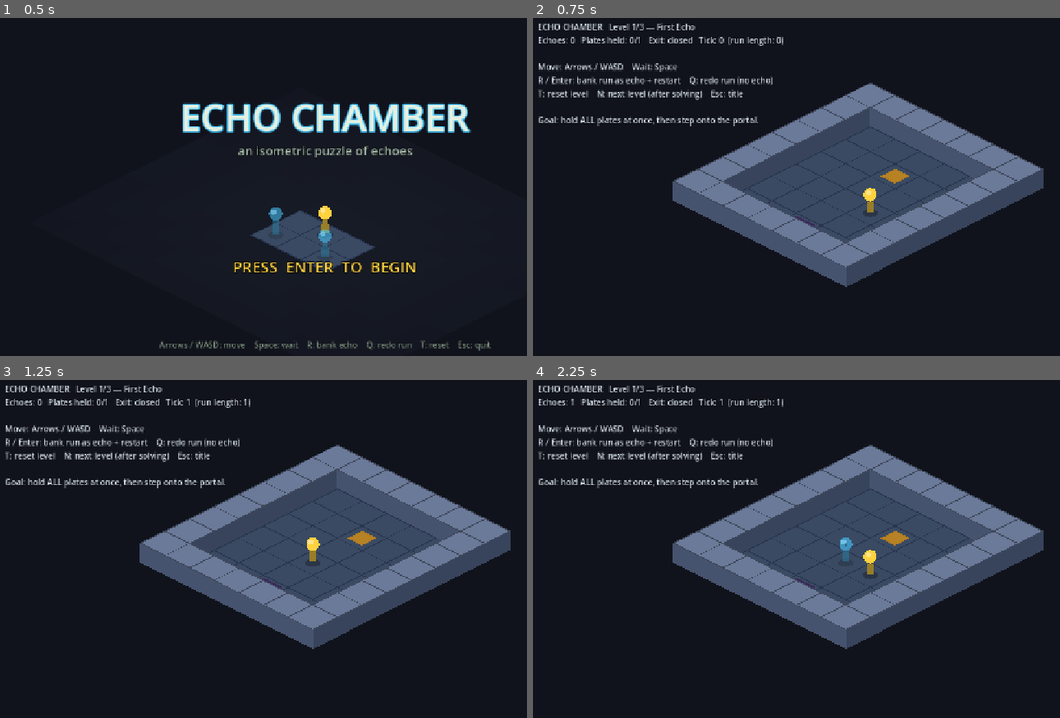
Above: before the commit, frames 1-4 (two rows, left to right).
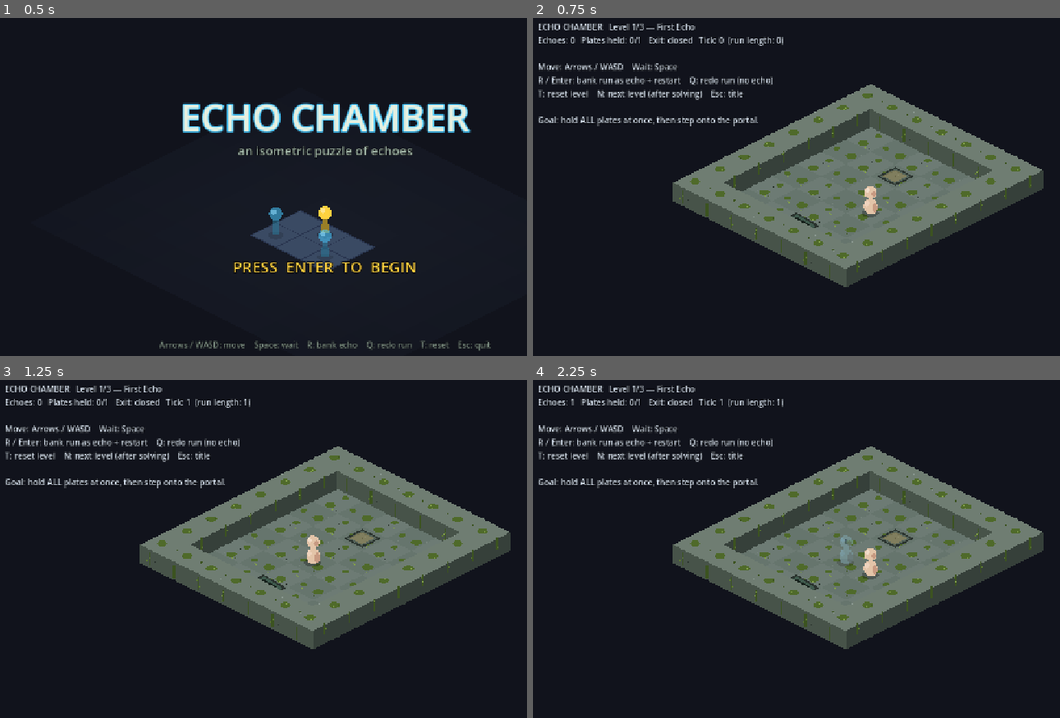
Above: after the commit, the same moments.

Repository: Hkattelu/echo-chamber
Game: Godot game, scene res://start_screen.tscn
Same seed, same stepped clock (60 frames per second), same inputs: the game is played once before the commit and once after it.
Inputs (mouse positions are in pixels of both pictures, inside the frame that each line leads up to):
- Up to frame 1 (0.5 s): no input
- Up to frame 2 (0.75 s): tap Enter at 0.5 s; move the mouse to (1002, 180) at 0.52 s; hold Right from 0.53 s (still down); tap T at 0.6 s; click (1002, 180) at 0.67 s
- Up to frame 3 (1.25 s): keep holding Right; tap Space at 0.77 s
- Up to frame 4 (2.25 s): tap Space at 1.25, 1.52 s; move the mouse to (727, 579) at 1.27 s; release Right at 1.28 s; hold Down 1.28-2.03 s; tap Backspace at 1.35 s; tap Enter at 2 s; move the mouse to (922, 481) at 2.02 s; hold Right from 2.03 s (still down); tap N at 2.1 s

Frame 1 is identical in both runs. In frame 2, 23% of the frame differs, in the area x 26-97%, y 19-80%; in frame 3, 23%; in frame 4, 23%.

Commit message:
Add mossy-ruin pixel-art tileset (Aseprite)
Replace flat procedural diamonds with hand-built isometric sprites matching
the overgrown-lab reference: two mossy stone floor variants, a vine-covered
wall block, a recessed pressure-plate pad, a rune-well exit portal, and a
pale figurine pawn (echoes tinted ghost-blue in code). Plate/exit state
glows still render procedurally on top for instant readability.

Co-Authored-By: Claude Opus 4.7 <noreply@anthropic.com>

Diff:
--- a/project.godot
+++ b/project.godot
@@ -1,5 +1,10 @@
 ; Engine configuration file.
-; Echo Chamber — 2D isometric temporal puzzle prototype.
+; It's best edited using the editor UI and not directly,
+; since the parameters that go here are not all obvious.
+;
+; Format:
+;   [section] ; section goes between []
+;   param=value ; assign values to parameters
 
 config_version=5
 
Binary file added: assets/sprites/exit.png
Not shown, added: assets/sprites/exit.png.import
Binary file added: assets/sprites/floor_a.png
Not shown, added: assets/sprites/floor_a.png.import
Binary file added: assets/sprites/floor_b.png
Not shown, added: assets/sprites/floor_b.png.import
Binary file added: assets/sprites/pawn.png
Not shown, added: assets/sprites/pawn.png.import
Binary file added: assets/sprites/plate.png
Not shown, added: assets/sprites/plate.png.import
Binary file added: assets/sprites/wall.png
Not shown, added: assets/sprites/wall.png.import
(and 1 more such lines)
